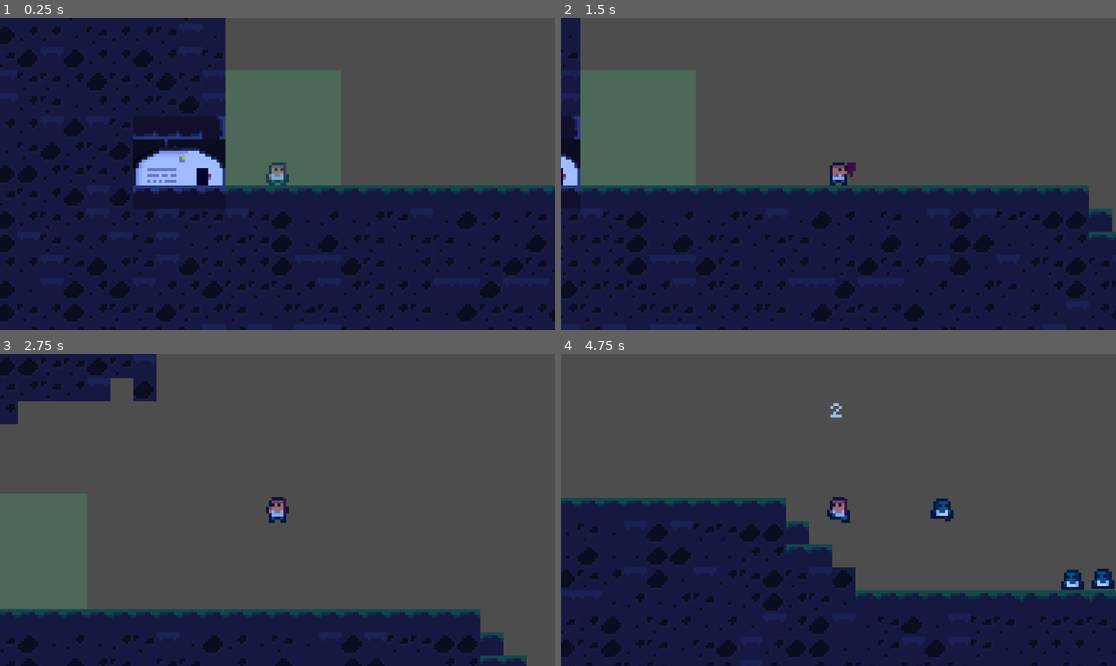
Above: before the commit, frames 1-4 (two rows, left to right).
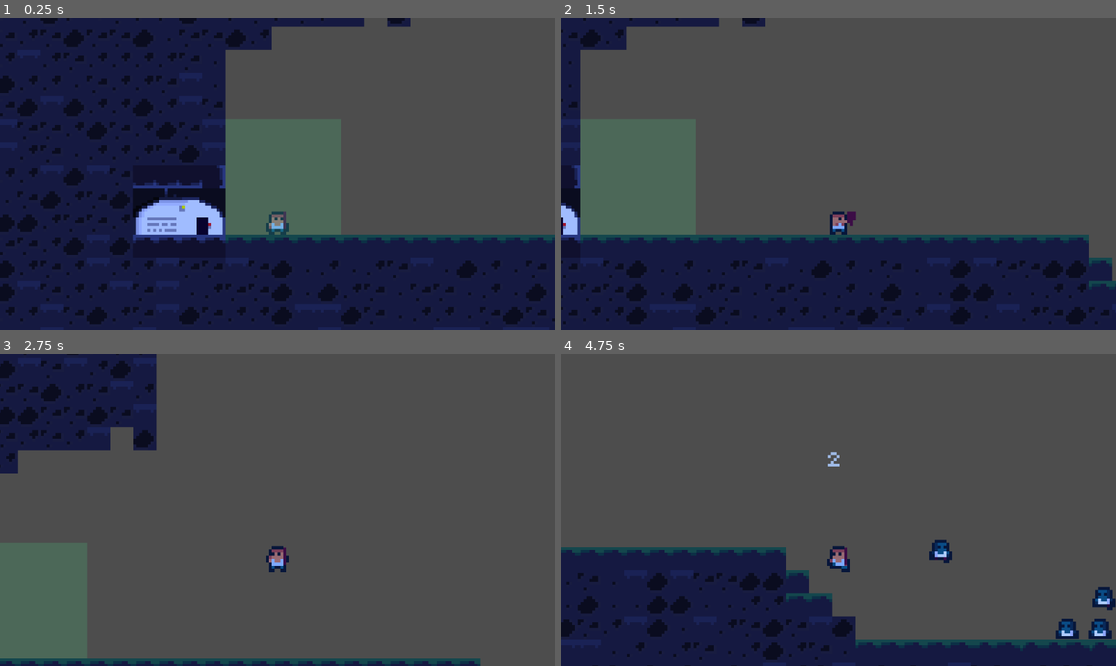
Above: after the commit, the same moments.

Repository: OllieBlomfield/zombie_game
Game: Godot game, scene res://scenes/levels/level_1.tscn
The game is run twice, just before and just after one commit, with the same random seed, the same clock (stepped at 60 frames per second) and the same inputs. The engine's default icon, where the game draws it, is replaced by a stand-in: a white triangle on a blue panel in a dark square.
Inputs:
- Up to frame 1 (0.25 s): no input
- Up to frame 2 (1.5 s): tap Enter at 0.5 s; hold Space (jump) 0.53-1.28 s; hold D (right) from 0.53 s (still down); tap M (attack) at 1.35 s
- Up to frame 3 (2.75 s): tap Space (jump) at 1.52, 1.55, 1.82 s; release D (right) at 2.03 s; hold A (left) from 2.03 s (still down); hold Space (jump) from 2.03 s (still down)
- Up to frame 4 (4.75 s): release A (left) at 2.78 s; release Space (jump) at 2.78 s; hold D (right) 2.78-4.28 s; tap M (attack) at 2.85, 4.35 s; tap Space (jump) at 3.02, 3.05, 3.32, 4.52, 4.55 s; hold Space (jump) 3.53-4.28 s; hold A (left) from 4.28 s (still down)

The runs differ from the first frame. In frame 1, 30% of the frame differs, in the area x 0-100%, y 0-100%; in frame 2, 28%; in frame 3, 24%; in frame 4, 22%.

Commit message:
added basic flashing to zombies

Diff:
--- a/scenes/levels/zombie_test_arena.tscn
+++ b/scenes/levels/zombie_test_arena.tscn
@@ -6858,24 +6858,36 @@
 [node name="Zombie" parent="." unique_id=1721881803 node_paths=PackedStringArray("player") instance=ExtResource("2_v2aq7")]
 position = Vector2(95, 5)
 player = NodePath("../Player")
+speed = null
+jump_velocity = null
+gravity = null
 acceleration = 250.0
 friction = 10.0
 
 [node name="Zombie2" parent="." unique_id=958034914 node_paths=PackedStringArray("player") instance=ExtResource("2_v2aq7")]
 position = Vector2(96, 74)
 player = NodePath("../Player")
+speed = null
+jump_velocity = null
+gravity = null
 acceleration = 250.0
 friction = 10.0
 
 [node name="Zombie3" parent="." unique_id=1189026204 node_paths=PackedStringArray("player") instance=ExtResource("2_v2aq7")]
 position = Vector2(248, 16)
 player = NodePath("../Player")
+speed = null
+jump_velocity = null
+gravity = null
 acceleration = 250.0
 friction = 10.0
 
 [node name="Zombie4" parent="." unique_id=515619140 node_paths=PackedStringArray("player") instance=ExtResource("2_v2aq7")]
 position = Vector2(29, 3)
 player = NodePath("../Player")
+speed = null
+jump_velocity = null
+gravity = null
 acceleration = 250.0
 friction = 10.0
 
--- a/scenes/objects/zombie.tscn
+++ b/scenes/objects/zombie.tscn
@@ -1,10 +1,10 @@
 [gd_scene format=3 uid="uid://fthck4igf32o"]
 
 [ext_resource type="Script" uid="uid://c3vd3j8w8ginx" path="res://scripts/objects/zombie.gd" id="1_xcqe2"]
-[ext_resource type="Texture2D" uid="uid://8db1sdy0g0iq" path="res://graphics/player/player_sprite_sheet.png" id="2_hnlsj"]
 [ext_resource type="Script" uid="uid://bcrt8c45areik" path="res://components/health.gd" id="3_rln44"]
 [ext_resource type="Script" uid="uid://clpibth8iopnl" path="res://components/hitbox.gd" id="4_cutmx"]
 [ext_resource type="Script" uid="uid://bwjbhslyjufr3" path="res://components/hurtbox.gd" id="5_d5t1q"]
+[ext_resource type="Shader" uid="uid://hyty3ti1voqp" path="res://shaders/flash.gdshader" id="5_rln44"]
 [ext_resource type="Texture2D" uid="uid://beljfkcwcnq2" path="res://graphics/enemies/base_zombie.png" id="6_rln44"]
 
 [sub_resource type="CircleShape2D" id="CircleShape2D_hnlsj"]
@@ -17,6 +17,10 @@
 radius = 5.0
 
 [sub_resource type="CircleShape2D" id="CircleShape2D_d5t1q"]
+
+[sub_resource type="ShaderMaterial" id="ShaderMaterial_cutmx"]
+shader = ExtResource("5_rln44")
+shader_parameter/flash_color = Color(1, 1, 1, 1)
 
 [sub_resource type="AtlasTexture" id="AtlasTexture_rln44"]
 atlas = ExtResource("6_rln44")
@@ -88,15 +92,6 @@
 hitbox = NodePath("HitBox")
 hurtbox = NodePath("HurtBox")
 
-[node name="Sprite2D" type="Sprite2D" parent="." unique_id=107358941]
-visible = false
-self_modulate = Color(0.4, 1, 0.34509805, 1)
-position = Vector2(0, 2.3841858e-07)
-scale = Vector2(1.1678182, 1.1678182)
-texture = ExtResource("2_hnlsj")
-region_enabled = true
-region_rect = Rect2(40.315697, 0.19953728, 7.7666283, 8.175398)
-
 [node name="Health" type="Node" parent="." unique_id=374794825]
 script = ExtResource("3_rln44")
 max_health = 5
@@ -146,6 +141,7 @@
 shape = SubResource("CircleShape2D_d5t1q")
 
 [node name="AnimatedSprite2D" type="AnimatedSprite2D" parent="." unique_id=1271038872]
+material = SubResource("ShaderMaterial_cutmx")
 sprite_frames = SubResource("SpriteFrames_2eyec")
 animation = &"death"
 
--- a/scenes/objects/zombie_corpse.tscn
+++ b/scenes/objects/zombie_corpse.tscn
@@ -2,9 +2,18 @@
 
 [ext_resource type="Texture2D" uid="uid://beljfkcwcnq2" path="res://graphics/enemies/base_zombie.png" id="1_fvgvb"]
 
-[node name="ZombieCorpse" type="Node2D" unique_id=442081129]
+[sub_resource type="RectangleShape2D" id="RectangleShape2D_fvgvb"]
+size = Vector2(8, 3)
+
+[node name="ZombieCorpse" type="RigidBody2D" unique_id=1538134358]
+collision_layer = 0
+collision_mask = 4
 
 [node name="Sprite2D" type="Sprite2D" parent="." unique_id=758524122]
 texture = ExtResource("1_fvgvb")
 region_enabled = true
 region_rect = Rect2(16, 24, 8, 8)
+
+[node name="CollisionShape2D" type="CollisionShape2D" parent="." unique_id=1210668645]
+position = Vector2(0, 2.5)
+shape = SubResource("RectangleShape2D_fvgvb")
--- a/scripts/objects/player.gd
+++ b/scripts/objects/player.gd
@@ -7,9 +7,9 @@
 @export var health: Health
 @export var hurtbox: HurtBox
 
-const DEFAULT_CAM_POSITION: Vector2 = Vector2(0,0)
-const UP_CAM_POSITION: Vector2 = Vector2(0,-34)
-const DOWN_CAM_POSITION: Vector2 = Vector2(0,34)
+const DEFAULT_CAM_POSITION: Vector2 = Vector2(0,-17)
+const UP_CAM_POSITION: Vector2 = Vector2(0,-51)
+const DOWN_CAM_POSITION: Vector2 = Vector2(0,17)
 
 const CROUCH_CAM_CHANGE_TIME: float = 0.8
 const LOOK_UP_CAM_CHANGE_TIME: float = 0.8
--- a/scripts/objects/zombie.gd
+++ b/scripts/objects/zombie.gd
@@ -9,12 +9,14 @@
 
 @export var speed: float = 50.0
 @export var jump_velocity: float = -300.0
-@export var gravity: float = 900.0
+@export var gravity: float = 600.0
 @export var acceleration: float = 2.0
 @export var friction: float = 800.0
 
 @onready var animated_sprite_2d: AnimatedSprite2D = $AnimatedSprite2D
 @onready var wall_detector: RayCast2D = $WallDetector
+
+var _flashing: bool = false
 
 const ZOMBIE_CORPSE: PackedScene = preload("uid://cu7c7xb3s47re")
 
@@ -33,6 +35,8 @@
 func _physics_process(delta: float) -> void:
 	if !is_on_floor():
 		velocity.y += gravity * delta
+
+	_handle_flash()
 
 	update_state()
 	_handle_animation()
@@ -108,6 +112,7 @@
 			animated_sprite_2d.play("death")
 
 func damaged_received(context: HitContext):
+	_flashing = true
 	velocity += context.direction * context.knockback
 	velocity.y -= context.extra_y_knockback
 	if health.current_health <= 0:
@@ -116,6 +121,14 @@
 func die() -> void:
 	if state != States.DEAD:
 		state = States.DEAD
+
+func _handle_flash():
+	if _flashing:
+		animated_sprite_2d.set_instance_shader_parameter("flash_modifier",1.0)
+		_flashing = false
+	else:
+		animated_sprite_2d.set_instance_shader_parameter("flash_modifier",0.0)
+
 
 func _on_animation_finished() -> void:
 	print("DONE")
Binary file changed: graphics/enemies/base_zombie.png
